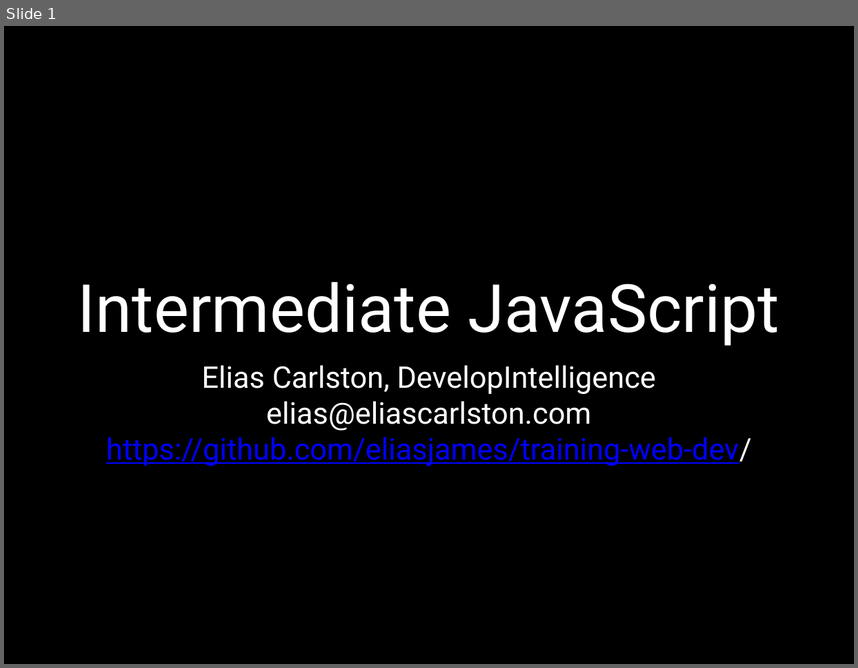
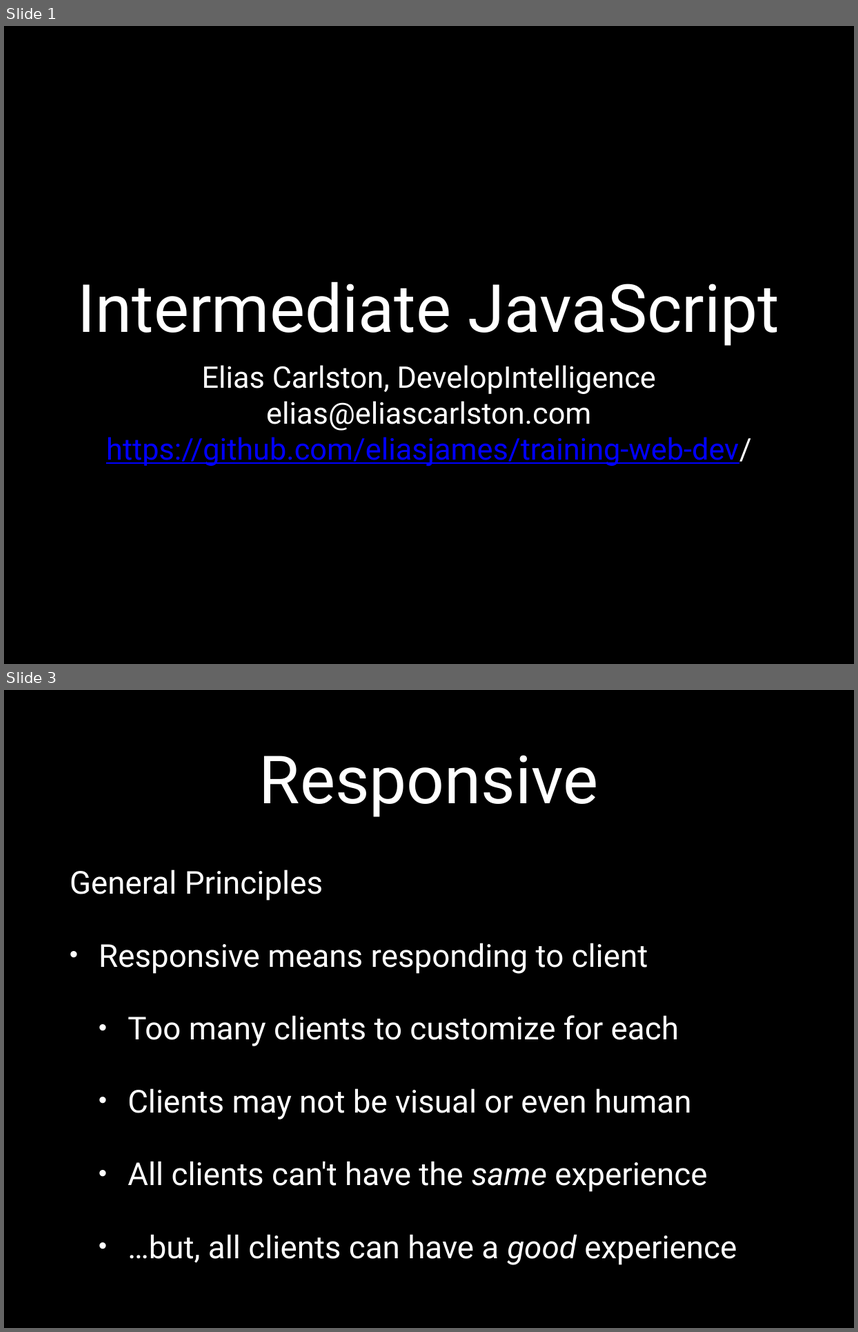
Before and after one commit to eliasjames/training-web-dev, a slide deck: intermediate-front-end/slides/powerpoint/day3.pptx. Shown one above the other, each under a label of ours: slide 1 before the commit, slides 1 and 3 after it; the slides between them are not shown. The pictures are 858x668 and 858x1332 pixels, drawn with LibreOffice and Linux fonts; fonts in the diff are those of the drawing. Boxes give left, top, right and bottom in pixels: in the first picture for what was removed or moved away, otherwise in the second. Text is boxed around its words. In the diff, an @@ line names an element or a change of style, - is before the commit and + after.

```diff
--- a/intermediate-front-end/slides/powerpoint/day3.pptx
+++ b/intermediate-front-end/slides/powerpoint/day3.pptx
@@ slide 3 added at <box>4,690,854,1328</box>, background #000000 @@
@@ title added at <box>259,755,599,817</box>, 80 pt, text #FFFFFF @@
+Responsive
@@ text added at <box>70,869,737,1265</box>, 38 pt, text #FFFFFF @@
+General Principles
+• Responsive means responding to client
+  • Too many clients to customize for each
+  • Clients may not be visual or even human
+  • All clients can't have the same experience
+  • …but, all clients can have a good experience
```
Also in this commit, not shown: 1 slide changed, 38 other slides added.
